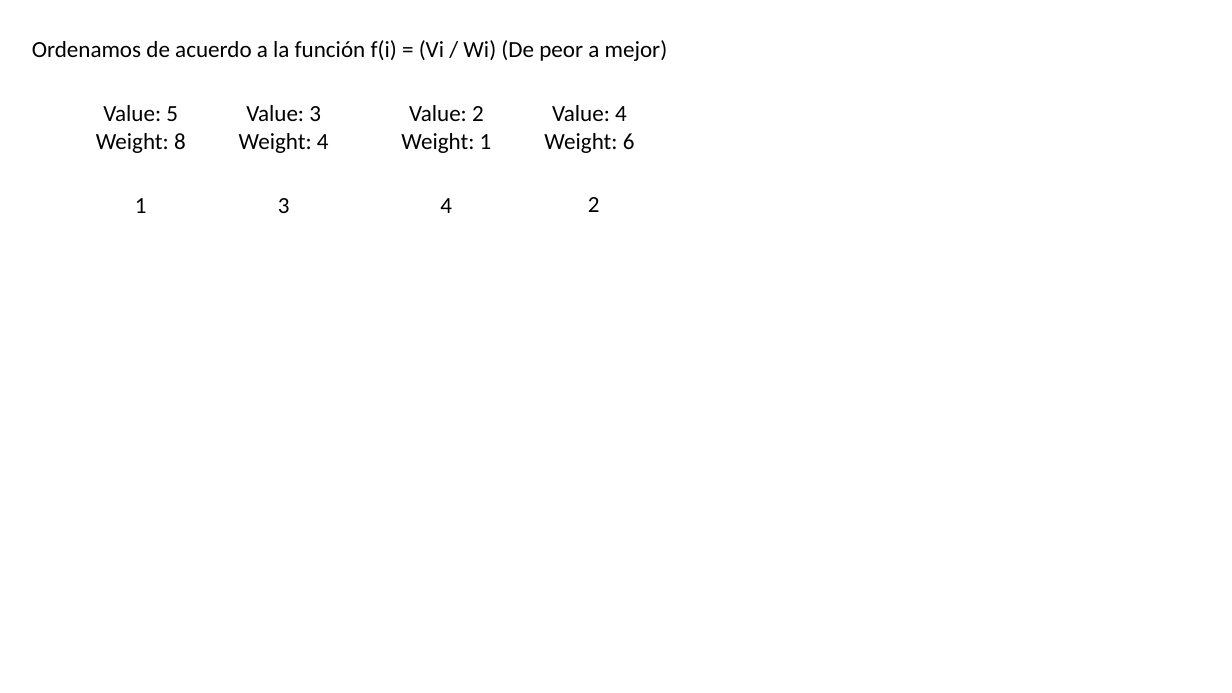
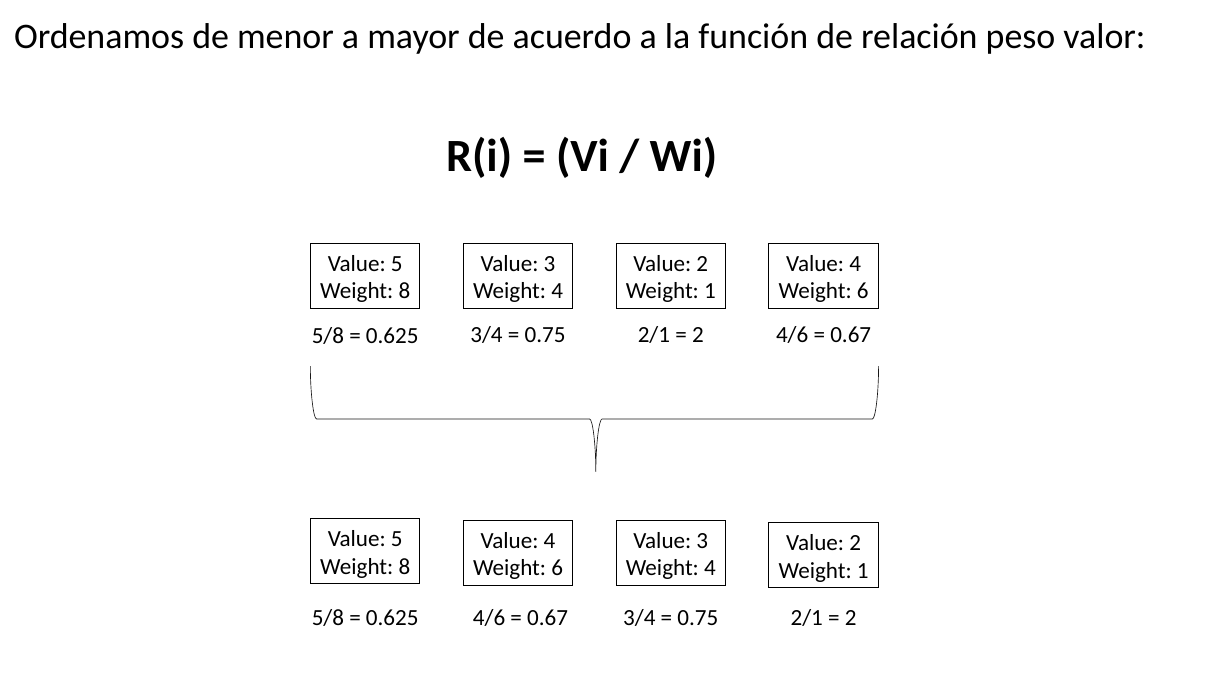
Before and after one commit to GabrielMartinMoran/Knapsack-DynamicProgramming, a slide deck: slide 2 of Knapsack.ppt. Drawn at 1232x693 pixels with LibreOffice and Linux fonts; fonts in the diff are those of the drawing. Boxes give left, top, right and bottom in pixels: in the first picture for what was removed or moved away, otherwise in the second. Text is boxed around its words. In the diff, an @@ line names an element or a change of style, - is before the commit and + after.

```diff
--- a/Knapsack.ppt
+++ b/Knapsack.ppt
@@ text at (14,23,1145,54): text changed; size 18 to 28 pt @@
-Ordenamos de acuerdo a la función f(i) = (Vi / Wi) (De peor a mejor)
+Ordenamos de menor a mayor de acuerdo a la función de relación peso valor:
@@ text added at (446,137,718,178), 36 pt, text #000000, bold @@
+R(i) = (Vi / Wi)
@@ text removed at (135,198,147,213) @@
-1
@@ text removed at (278,198,290,213) @@
-3
@@ text removed at (440,198,452,213) @@
-4
@@ text removed at (588,197,600,212) @@
-2
@@ rectangle "Value: 5": place and size @@
-rectangle "Value: 5" at (96,105,186,153)
+rectangle "Value: 5" at (310,243,419,308)
@@ rectangle "Value: 3": place and size @@
-rectangle "Value: 3" at (239,105,329,153)
+rectangle "Value: 3" at (464,243,573,308)
@@ rectangle "Value: 2": place and size @@
-rectangle "Value: 2" at (401,105,492,153)
+rectangle "Value: 2" at (616,243,725,308)
@@ outline none to #000000 0.74 pt in 4 elements at (310,243,419,308), (464,243,573,308), (616,243,725,308), (768,243,877,308) @@
@@ rectangle "Value: 4": place and size @@
-rectangle "Value: 4" at (544,105,635,153)
+rectangle "Value: 4" at (768,243,877,308)
@@ text added at (312,327,419,344), 18 pt, text #000000 @@
+5/8 = 0.625
@@ text added at (470,326,566,343), 18 pt, text #000000 @@
+3/4 = 0.75
@@ text added at (638,326,704,343), 18 pt, text #000000 @@
+2/1 = 2
@@ text added at (776,326,871,343), 18 pt, text #000000 @@
+4/6 = 0.67
@@ freeform shape added at (310,366,878,472), outline #181717 0.51 pt @@
@@ rectangle added at (310,518,419,583), outline #000000 0.74 pt, 18 pt, text #000000 @@
+Value: 5
+Weight: 8
@@ rectangle added at (464,520,573,585), outline #000000 0.74 pt, 18 pt, text #000000 @@
+Value: 4
+Weight: 6
@@ rectangle added at (616,520,725,585), outline #000000 0.74 pt, 18 pt, text #000000 @@
+Value: 3
+Weight: 4
@@ rectangle added at (768,522,877,586), outline #000000 0.74 pt, 18 pt, text #000000 @@
+Value: 2
+Weight: 1
@@ text added at (312,609,419,626), 18 pt, text #000000 @@
+5/8 = 0.625
@@ text added at (473,609,568,626), 18 pt, text #000000 @@
+4/6 = 0.67
@@ text added at (623,609,718,626), 18 pt, text #000000 @@
+3/4 = 0.75
@@ text added at (791,609,857,626), 18 pt, text #000000 @@
+2/1 = 2
```
Also in this commit, not shown: 27 other slides changed, 1 slide added, 3 other files.
